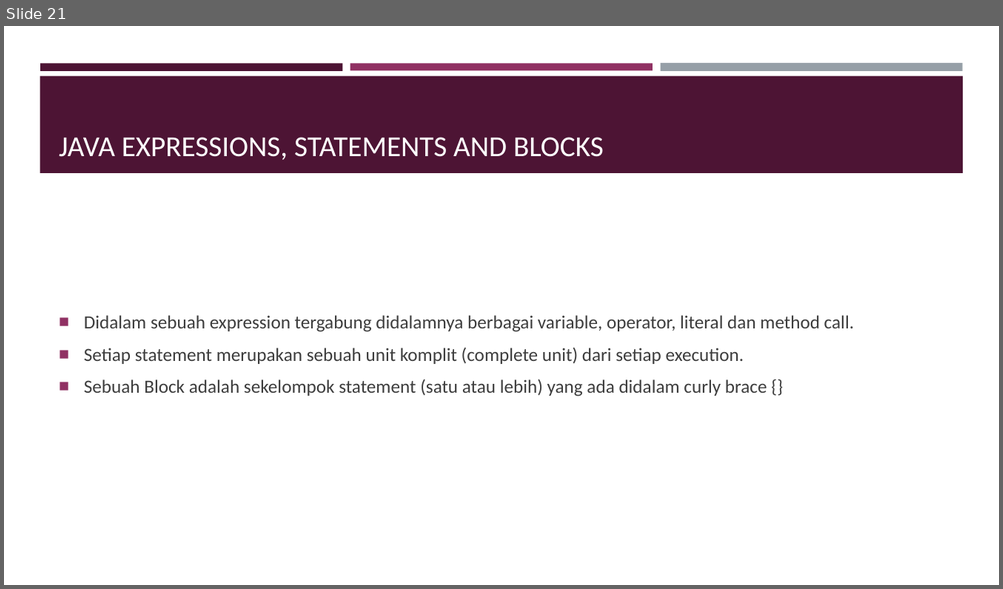
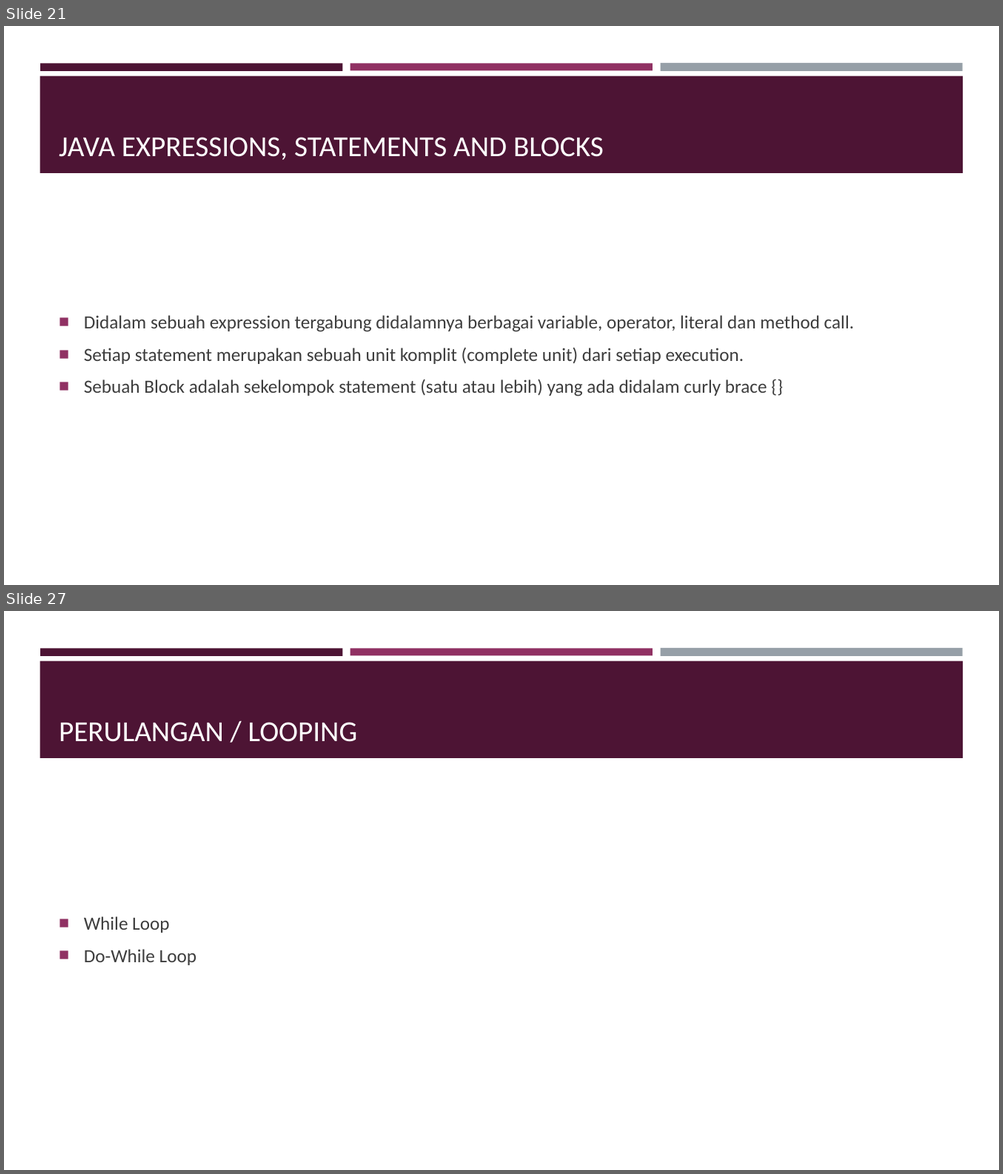
Before and after one commit to ahmadcahyana/bootcamp_java_fundamental, a slide deck: Bootcamp.pptx. Shown one above the other, each under a label of ours: slide 21 before the commit, slides 21 and 27 after it; the slides between them are not shown. The pictures are 1003x589 and 1003x1174 pixels, drawn with LibreOffice and Linux fonts; fonts in the diff are those of the drawing. Boxes give left, top, right and bottom in pixels: in the first picture for what was removed or moved away, otherwise in the second. Text is boxed around its words. In the diff, an @@ line names an element or a change of style, - is before the commit and + after.

```diff
--- a/Bootcamp.pptx
+++ b/Bootcamp.pptx
@@ slide 27 added at (4,611,999,1170), background #FFFFFF; not listed: 4 template elements that a slide beside it also shows @@
@@ title added at (59,722,358,742), 28 pt, text #FFFFFF @@
+PERULANGAN / LOOPING
@@ text added at (84,917,196,965), 18 pt, text #3D3D3D @@
+■ While Loop
+■ Do-While Loop
```
Also in this commit, not shown: 10 other slides added, 2 other files.
